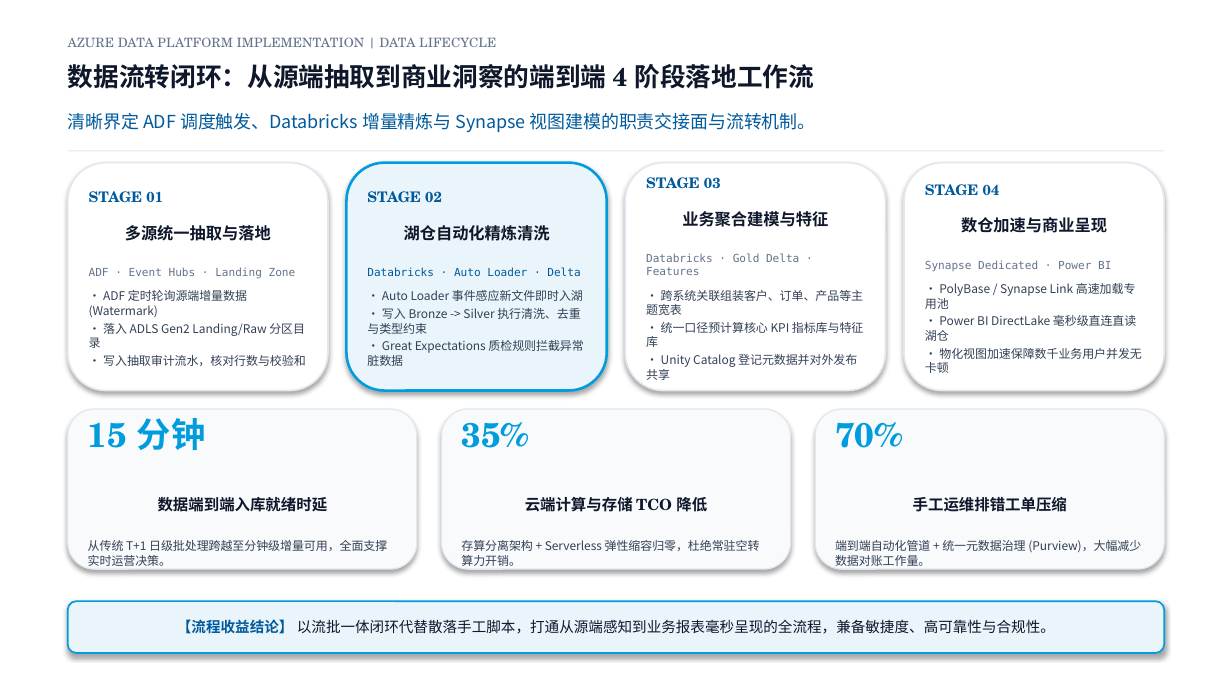
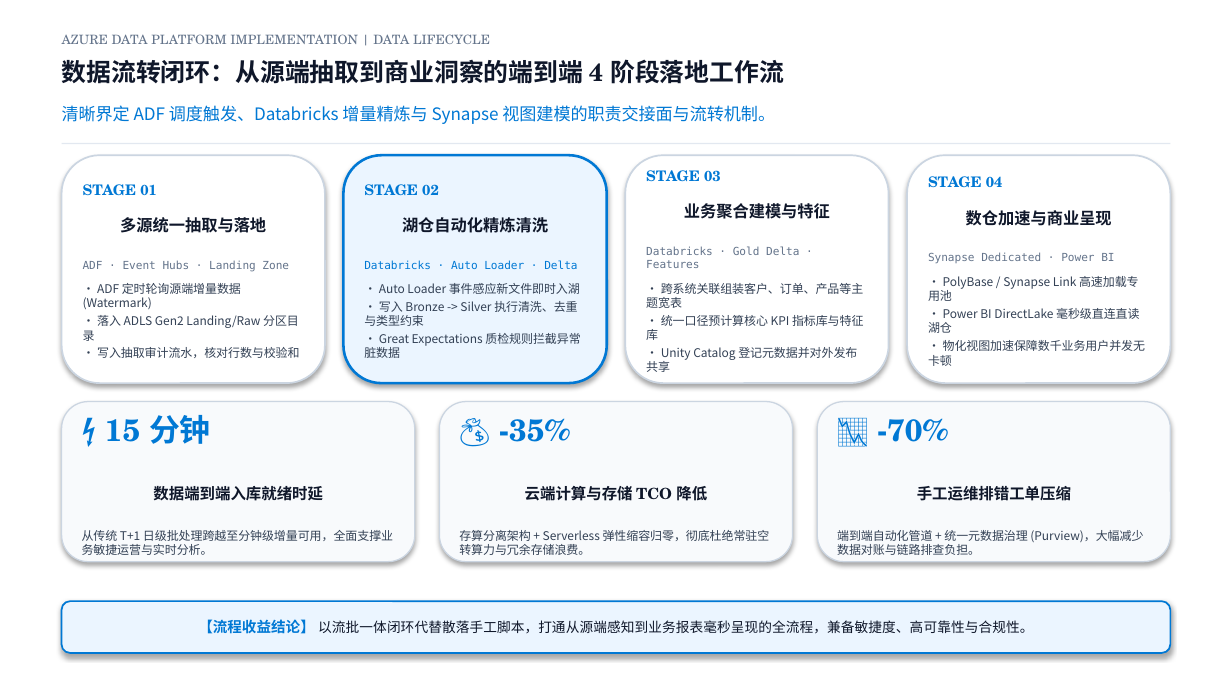
Before and after one commit to GoLangCJava/ppt, a slide deck: slide 5 of Azure_Databricks_ADF_Synapse_Architecture.pptx. Drawn at 1232x693 pixels with LibreOffice and Linux fonts; fonts in the diff are those of the drawing. Boxes give left, top, right and bottom in pixels: in the first picture for what was removed or moved away, otherwise in the second. Text is boxed around its words. In the diff, an @@ line names an element or a change of style, - is before the commit and + after.

Commit message:
Elevate design creativity: Modernized Azure architecture deck with rich brand palettes, visual blueprints, and zero-overlap layout

```diff
--- a/Azure_Databricks_ADF_Synapse_Architecture.pptx
+++ b/Azure_Databricks_ADF_Synapse_Architecture.pptx
@@ text "AZURE DATA PLATFORM IMPLEMENTATION | ..." moved from (x1=68, y1=37, x2=496, y2=47) to (x1=62, y1=34, x2=490, y2=44) @@
@@ text "数据流转闭环：从源端抽取到商业洞察的端到端 4 阶段落地工作流" at (x1=62, y1=59, x2=784, y2=84): size 15 to 14.5 pt @@
@@ text "清晰界定 ADF 调度触发、Databricks 增量精炼与 Synapse ..." moved from (x1=68, y1=113, x2=816, y2=132) to (x1=62, y1=105, x2=775, y2=124) @@
@@ text "清晰界定 ADF 调度触发、Databricks 增量精炼与 Synapse ..." at (x1=62, y1=105, x2=775, y2=124): size 10.5 to 10 pt, text colour #005A9C to #0078D4 @@
@@ rectangle resized from (x1=68, y1=150, x2=1164, y2=152) to (x1=62, y1=143, x2=1170, y2=144) @@
@@ rounded rectangle "STAGE 01" moved from (x1=68, y1=163, x2=328, y2=391) to (x1=62, y1=155, x2=325, y2=383) @@
@@ rounded rectangle "STAGE 02" moved from (x1=346, y1=163, x2=606, y2=391) to (x1=344, y1=155, x2=607, y2=383) @@
@@ rounded rectangle "STAGE 02" at (x1=344, y1=155, x2=607, y2=383): fill #EAF4FB to #EBF5FF; outline #009CDE 1.5 pt to #0078D4 1.5 pt @@
@@ rounded rectangle "STAGE 03" resized from (x1=625, y1=163, x2=885, y2=391) to (x1=626, y1=155, x2=890, y2=383) @@
@@ text in rounded rectangle at (x1=646, y1=170, x2=721, y2=182): text colour #005A9C to #0078D4 in "STAGE 03" @@
@@ outline #E2E8F0 1 pt to #CBD5E1 1 pt in 3 elements at (x1=626, y1=155, x2=890, y2=383), (x1=62, y1=155, x2=325, y2=383), (x1=907, y1=155, x2=1170, y2=383) @@
@@ rounded rectangle "STAGE 04" moved from (x1=904, y1=163, x2=1164, y2=391) to (x1=907, y1=155, x2=1170, y2=383) @@
@@ text in rounded rectangle at (x1=928, y1=176, x2=1003, y2=188): text colour #005A9C to #0078D4 in "STAGE 04" @@
@@ text in rounded rectangle at (x1=83, y1=184, x2=157, y2=196): text colour #005A9C to #0078D4 in "STAGE 01" @@
@@ text in rounded rectangle at (x1=364, y1=184, x2=577, y2=269): text colour #005A9C to #0078D4 in "STAGE 02", "Databricks · Auto Loader · Delta" @@
@@ rounded rectangle "⚡ 15 分钟" resized from (x1=68, y1=409, x2=416, y2=569) to (x1=62, y1=402, x2=415, y2=562) @@
@@ text in rounded rectangle at (x1=105, y1=415, x2=211, y2=444): text changed; size 20 to 18 pt; text colour #009CDE to #0078D4 @@
-15 分钟
+⚡ 15 分钟
@@ outline #E2E8F0 0.75 pt to #CBD5E1 0.75 pt in 3 elements at (x1=817, y1=402, x2=1170, y2=562), (x1=62, y1=402, x2=415, y2=562), (x1=440, y1=402, x2=793, y2=562) @@
@@ rounded rectangle "💰 -35%" resized from (x1=441, y1=409, x2=790, y2=569) to (x1=440, y1=402, x2=793, y2=562) @@
@@ text in rounded rectangle at (x1=499, y1=418, x2=570, y2=442): text changed; size 20 to 18 pt; text colour #009CDE to #0078D4 @@
-35%
+💰 -35%
@@ rounded rectangle "📉 -70%" resized from (x1=816, y1=409, x2=1164, y2=569) to (x1=817, y1=402, x2=1170, y2=562) @@
@@ text in rounded rectangle at (x1=877, y1=418, x2=948, y2=442): text changed; size 20 to 18 pt; text colour #009CDE to #0078D4 @@
-70%
+📉 -70%
@@ text in rounded rectangle at (x1=82, y1=530, x2=393, y2=555): text changed @@
-从传统 T+1 日级批处理跨越至分钟级增量可用，全面支撑实时运营决策。
+从传统 T+1 日级批处理跨越至分钟级增量可用，全面支撑业务敏捷运营与实时分析。
@@ text in rounded rectangle at (x1=459, y1=530, x2=770, y2=555): text changed @@
-存算分离架构 + Serverless 弹性缩容归零，杜绝常驻空转算力开销。
+存算分离架构 + Serverless 弹性缩容归零，彻底杜绝常驻空转算力与冗余存储浪费。
@@ text in rounded rectangle at (x1=837, y1=530, x2=1143, y2=555): text changed @@
-端到端自动化管道 + 统一元数据治理 (Purview)，大幅减少数据对账工作量。
+端到端自动化管道 + 统一元数据治理 (Purview)，大幅减少数据对账与链路排查负担。
@@ rounded rectangle "【流程收益结论】 以流批一体闭环代替散落手工脚本，打通从源端感知到业务报表毫秒呈现的全流程，兼备敏捷度、高可靠性与合规性 ..." resized from (x1=68, y1=601, x2=1164, y2=653) to (x1=62, y1=601, x2=1170, y2=653) @@
@@ rounded rectangle "【流程收益结论】 以流批一体闭环代替散落手工脚本，打通从源端感知到业务报表毫秒呈现的全流程，兼备敏捷度、高可靠性与合规性 ..." at (x1=62, y1=601, x2=1170, y2=653): size 8.5 to 8 pt in "以流批一体闭环代替散落手工脚本，打通从源端感知到业务报表毫秒呈现的全流程，兼备敏捷度、高可靠性与合规性。"; text colour #005A9C to #0078D4 in "【流程收益结论】"; fill #EAF4FB to #EBF5FF; outline #009CDE 1 pt to #0078D4 1 pt @@
```
Also in this commit, not shown: 3 other slides changed, 1 slide added, 2 slides removed, 2 other files.
